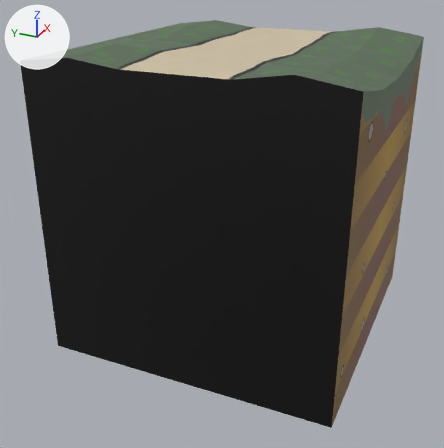
The FBX model design/glass_road.fbx: old version first, new version second.
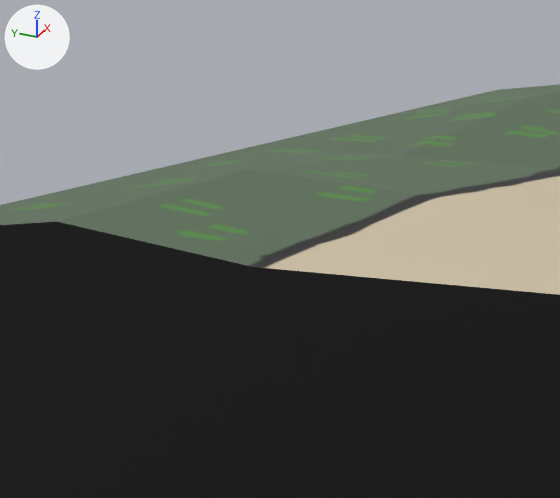
The first picture shows the older version from a 50 mm lens placed at (-0.385, -0.157, 0.16), pointed at (-0.016, 0.009, -0.025). The close-ups show both versions on the part from 12% to 44% of the width and 0% to 29% of the height of that picture; other places that the commit changed are outside them. The axes (+X, +Y, +Z) are drawn at upper left. The lights are the same throughout. Where no turn or scale is listed for an object, it has been applied to the vertices.

In view in the first close-up: 'glass_road'.
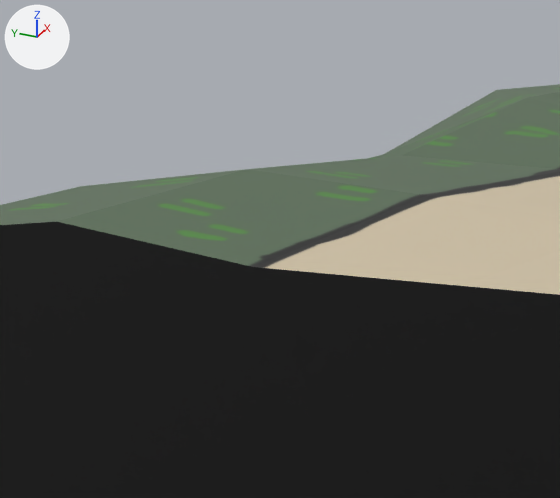
Diff of the bpy script that builds the scene:
```diff
--- a/design/glass_road.fbx.py
+++ b/design/glass_road.fbx.py
@@ me_mesh @@
 me_mesh.from_pydata(...)  # 70 vertices, 68 faces; spans x -0.1..0.1, y -0.1..0.1, z -0.1..0.105
 # used by ob_glass_road; location = (0.0, 0.0, -0.0026)
-me_mesh.vertices[37].co = (0.0, 0.1, 0.1)  # pixel (245, 147)
-me_mesh.vertices[38].co = (0.05, 0.1, 0.1)  # pixel (381, 116)
+# me_mesh part 1
+me_mesh.vertices[37].co = (0.0, 0.1, 0.093)
+me_mesh.vertices[38].co = (0.05, 0.1, 0.093)  # pixel (383, 154)
 me_mesh.materials.append(mat_lambert2)
```

Location of each change, (x1, y1, x2, y2) in pixels of the close-ups (560 x 498 px; the box of a moved part takes in the faces that stretch with it):
part 1 of me_mesh, moved or reshaped
    before: (84, 84, 560, 186)
    after: (371, 84, 560, 158)
